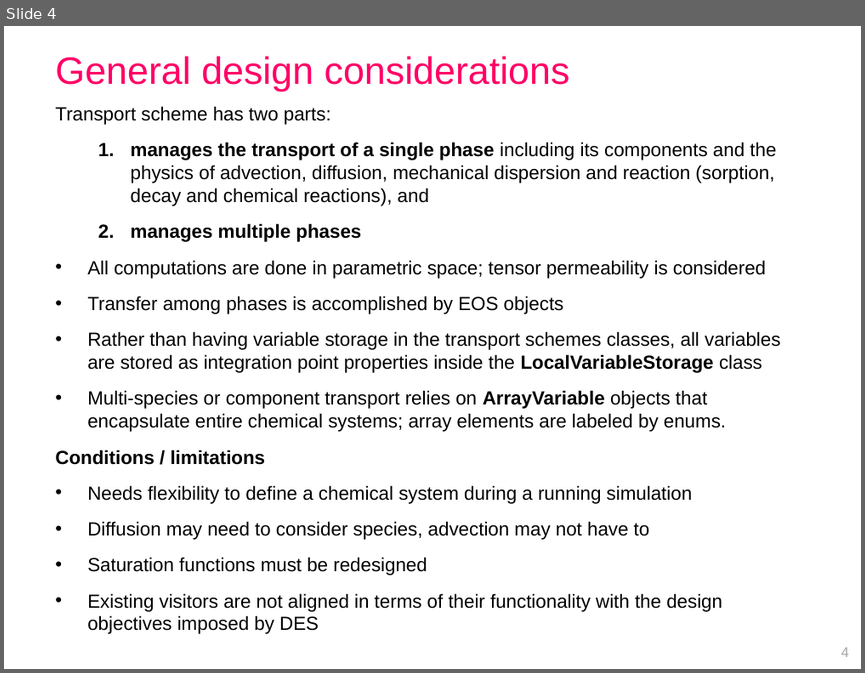
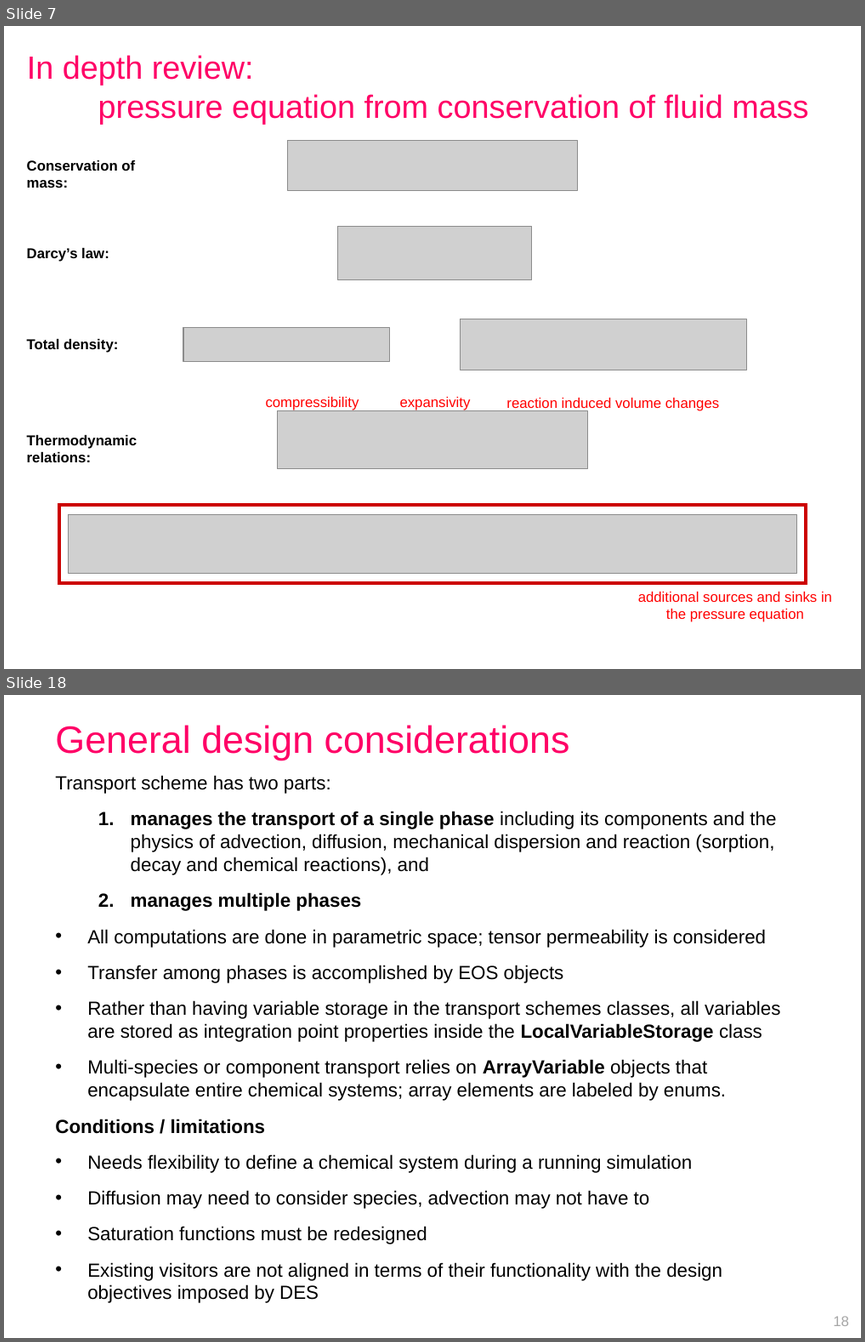
Before and after one commit to openCSMP/openCSMP, a slide deck: doc/SKM2018_Melbourne_transport_scheme.pptx. Shown one above the other, each under a label of ours: slide 4 before the commit, slides 7 and 18 after it; the slides between them are not shown. The pictures are 865x673 and 865x1342 pixels, drawn with LibreOffice and Linux fonts; fonts in the diff are those of the drawing; grey boxes stand for pictures. Boxes give left, top, right and bottom in pixels: in the first picture for what was removed or moved away, otherwise in the second. Text is boxed around its words. In the diff, an @@ line names an element or a change of style, - is before the commit and + after.

```diff
--- a/doc/SKM2018_Melbourne_transport_scheme.pptx
+++ b/doc/SKM2018_Melbourne_transport_scheme.pptx
@@ slide 7 added at (4, 26, 861, 669), background #FFFFFF @@
@@ title added at (27, 55, 808, 124), 27 pt, text #FF0066 @@
+In depth review:
+pressure equation from conservation of fluid mass
@@ picture added at (288, 140, 578, 190) @@
@@ text added at (27, 160, 135, 188), 12 pt, text #000000, bold @@
+Conservation of mass:
@@ picture added at (338, 227, 532, 279) @@
@@ text added at (27, 248, 109, 261), 12 pt, text #000000, bold @@
+Darcy’s law:
@@ picture added at (183, 328, 390, 362) @@
@@ picture added at (460, 319, 746, 369) @@
@@ text added at (27, 339, 118, 352), 12 pt, text #000000, bold @@
+Total density:
@@ text added at (266, 397, 359, 410), 12 pt, text #FF0000 @@
+compressibility
@@ text added at (400, 397, 471, 411), 12 pt, text #FF0000 @@
+expansivity
@@ text added at (506, 397, 719, 411), 12 pt, text #FF0000 @@
+reaction induced volume changes
@@ picture added at (278, 411, 587, 469) @@
@@ text added at (27, 435, 137, 462), 12 pt, text #000000, bold @@
+Thermodynamic relations:
@@ rectangle added at (60, 504, 806, 583), outline #CC0000 3 pt @@
@@ picture added at (69, 515, 796, 573) @@
@@ text added at (638, 591, 832, 622), 12 pt, text #FF0000 @@
+additional sources and sinks in the pressure equation
@@ what was slide 4 is now slide 18 @@
@@ page number at (833, 1315, 849, 1326): text changed @@
-4
+18
```
Also in this commit, not shown: 71 slides changed, 11 other slides added, 17 other files.
